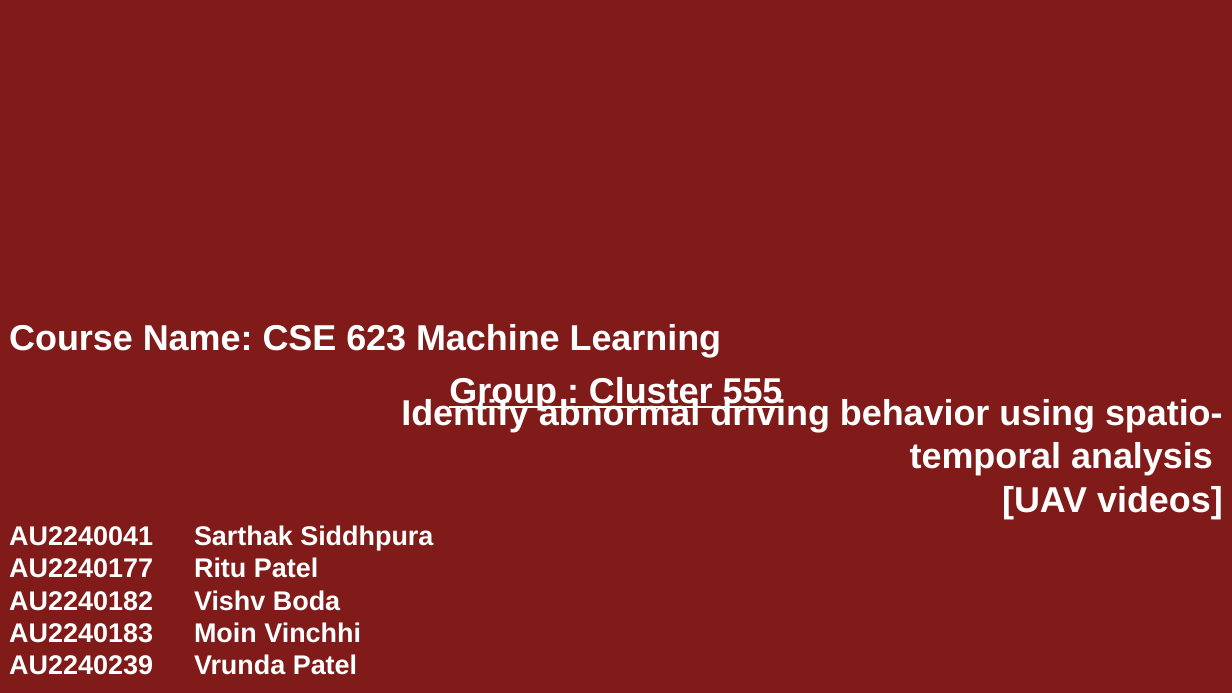
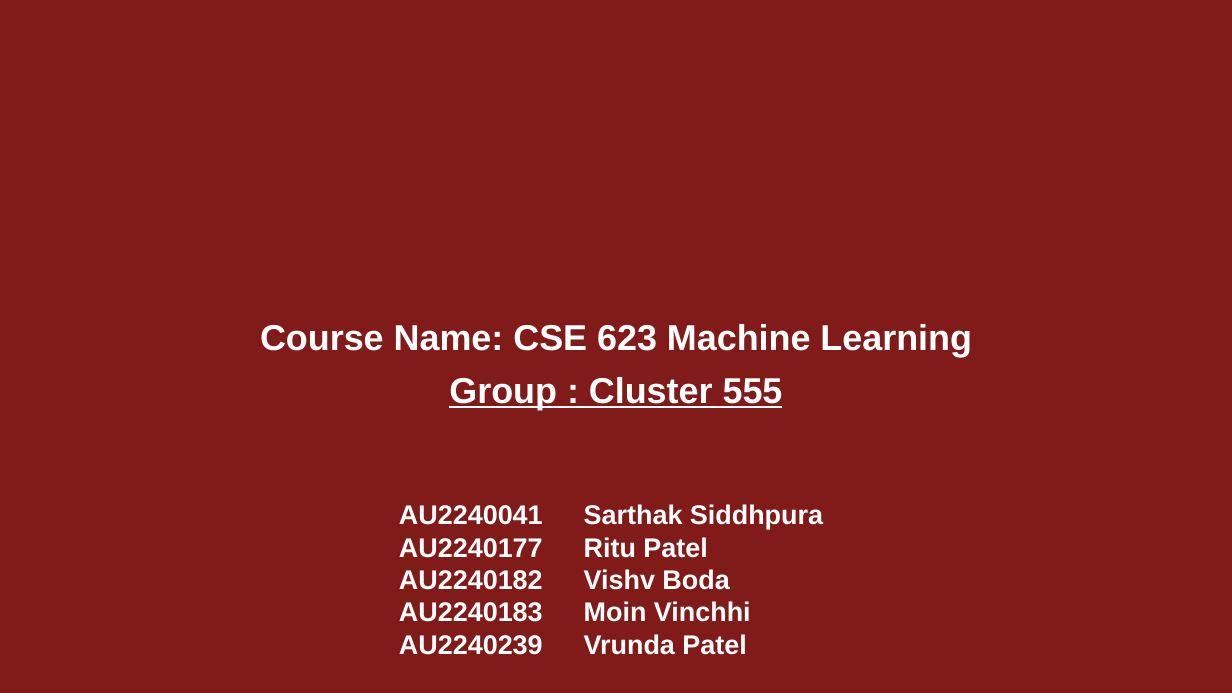
Before and after one commit to Vishv0407/ML_2025_4_Cluster_555, a slide deck: slide 1 of ML_Presentation_1.pptx. Drawn at 1232x693 pixels with LibreOffice and Linux fonts; fonts in the diff are those of the drawing; background and template pictures are left out. Boxes give left, top, right and bottom in pixels: in the first picture for what was removed or moved away, otherwise in the second. Text is boxed around its words. In the diff, an @@ line names an element or a change of style, - is before the commit and + after.

```diff
--- a/ML_Presentation_1.pptx
+++ b/ML_Presentation_1.pptx
@@ text "Course Name: CSE 623 Machine ..." at box(260, 324, 972, 357): alignment left to centre @@
@@ title "Group : Cluster 555" at box(449, 377, 783, 410): alignment left to centre @@
@@ text removed at box(401, 397, 1223, 518) @@
-Identify abnormal driving behavior using spatio-temporal analysis
-[UAV videos]
@@ text "AU2240041 Sarthak Siddhpura": place and size @@
-text "AU2240041 Sarthak Siddhpura" at box(9, 525, 433, 675)
+text "AU2240041 Sarthak Siddhpura" at box(399, 504, 823, 655)
```
Also in this commit, not shown: 6 other slides changed.
